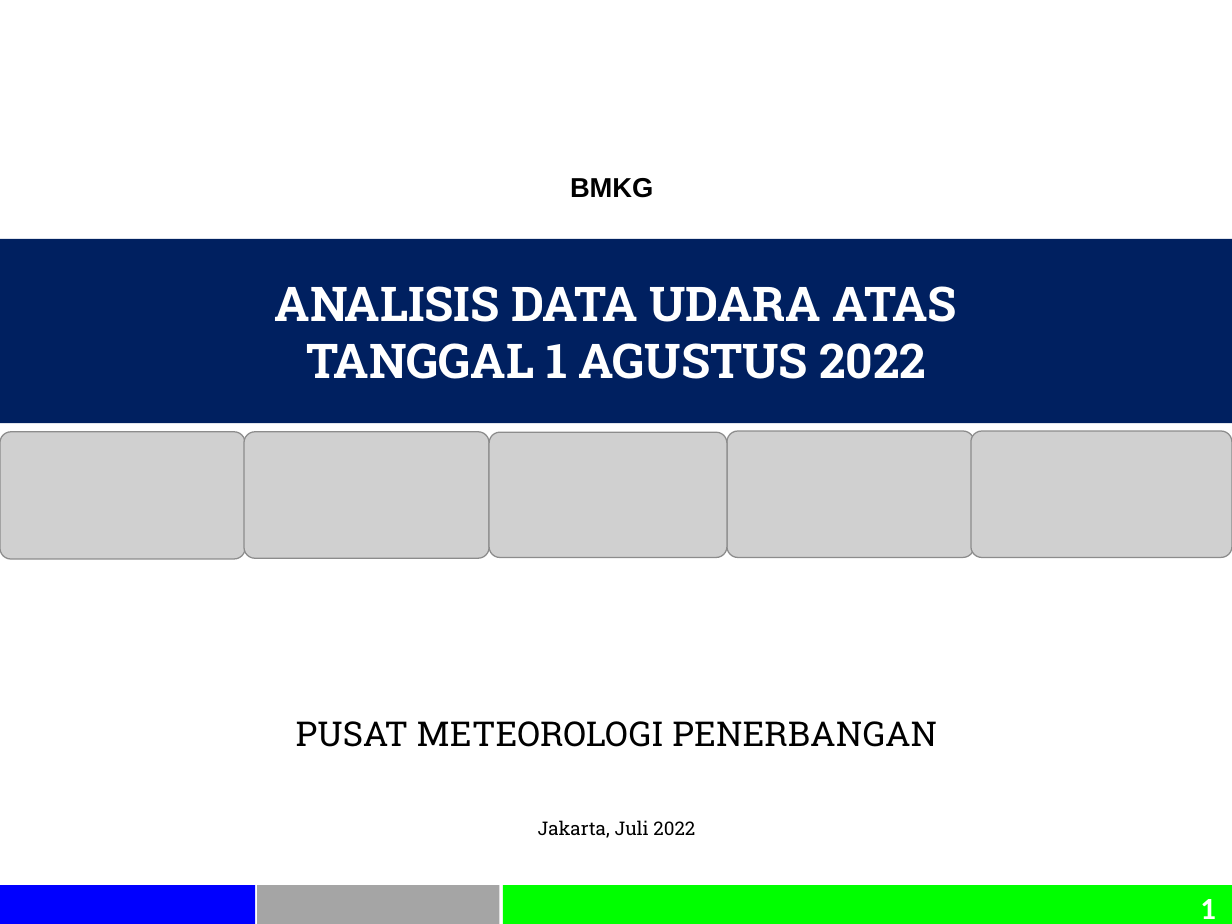
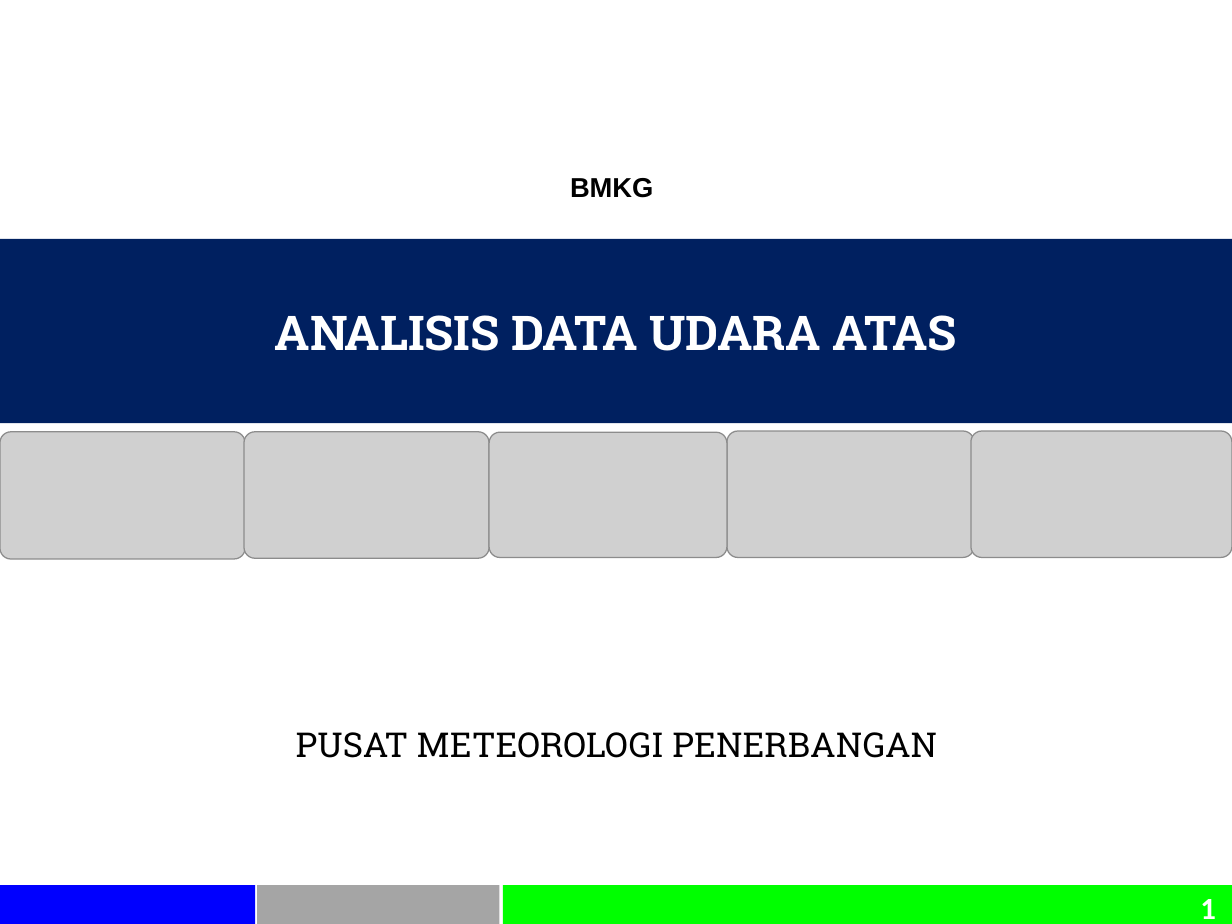
Before and after one commit to Syah4kram/ppt-generator-for-aviation, a slide deck: slide 1 of ppt.pptx. Drawn at 1232x924 pixels with LibreOffice and Linux fonts; fonts in the diff are those of the drawing; grey boxes stand for pictures; background and template pictures are left out. Boxes give left, top, right and bottom in pixels: in the first picture for what was removed or moved away, otherwise in the second. Text is boxed around its words. In the diff, an @@ line names an element or a change of style, - is before the commit and + after.

```diff
--- a/ppt.pptx
+++ b/ppt.pptx
@@ title at (x1=275, y1=315, x2=957, y2=351): text changed @@
-ANALISIS DATA UDARA ATAS
-TANGGAL 1 AGUSTUS 2022
+ANALISIS DATA UDARA ATAS
@@ text at (x1=538, y1=820, x2=695, y2=838): paragraph removed @@
-Jakarta, Juli 2022
```
Also in this commit, not shown: 1 slide added, 2 other files.
